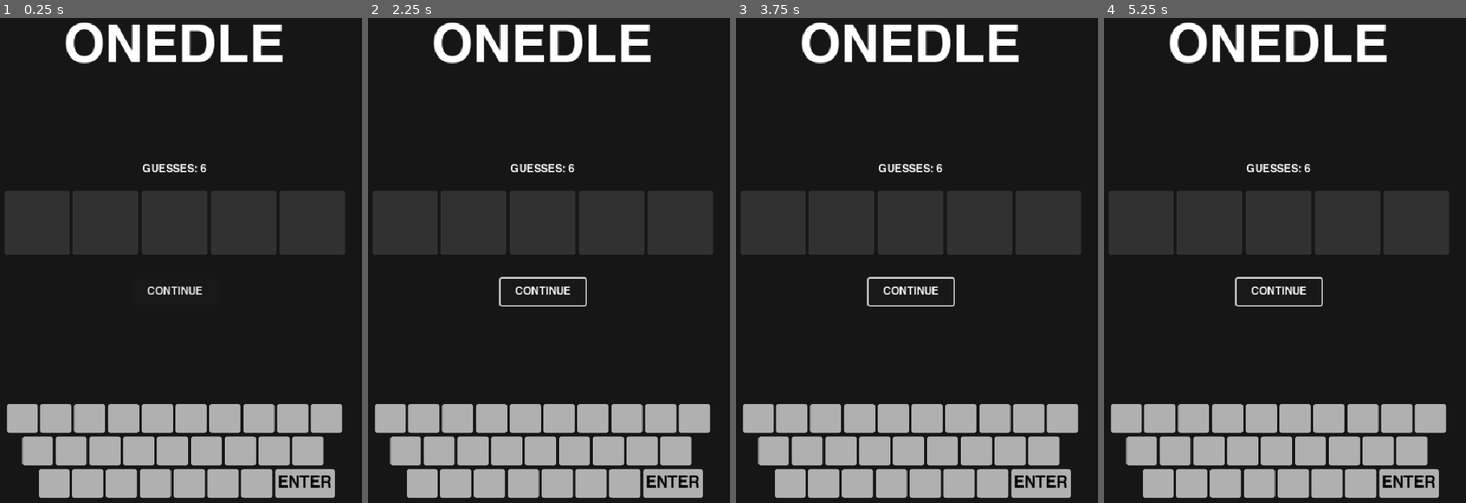
Above: before the commit, frames 1-4 (left to right).
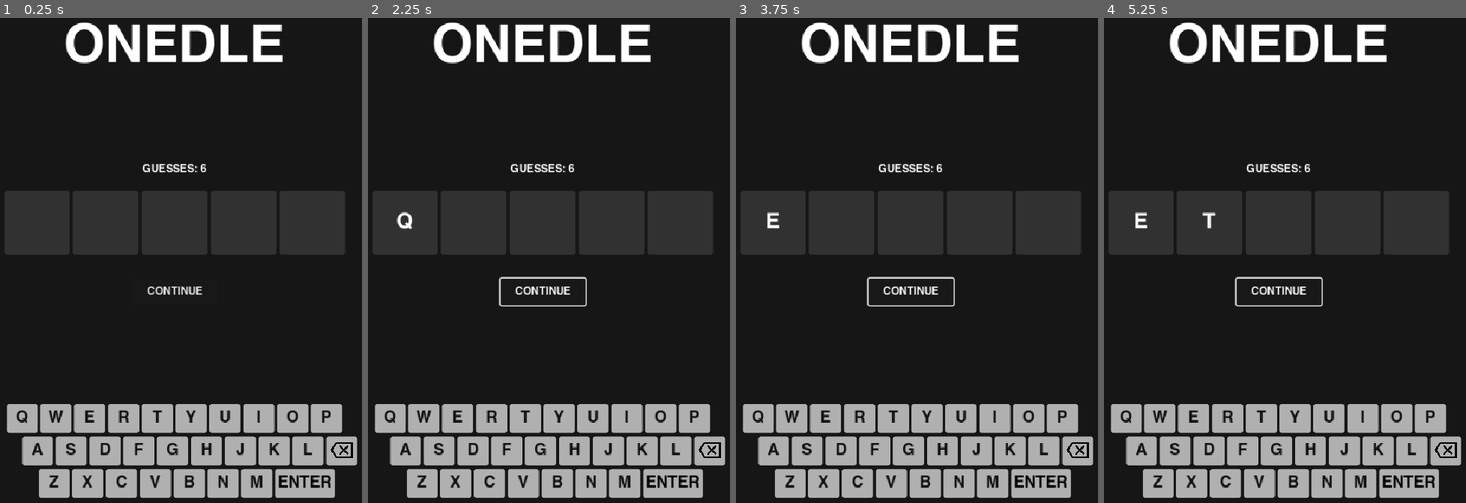
Above: after the commit, the same moments.

Repository: derukaeru/onedle
Game: Godot game, scene res://scenes/main.tscn
Two runs of this game, one before a commit and one after it. Both use one fixed random seed, a clock stepped at 60 frames per second and the inputs below.
Inputs (mouse positions are in pixels of both pictures, inside the frame that each line leads up to):
- Up to frame 1 (0.25 s): no input
- Up to frame 2 (2.25 s): click "CONTINUE" at 0.5 s; click "CONTINUE" at 1.25 s; tap Enter at 2 s; move the mouse to (389, 420) at 2.02 s; hold Right from 2.03 s (still down); tap Backspace at 2.1 s; click (389, 420) at 2.17 s
- Up to frame 3 (3.75 s): tap Enter at 2.3, 2.85, 3.5 s; tap Space at 2.75 s; move the mouse to (790, 420) at 2.77 s; release Right at 2.78 s; hold Down 2.78-3.53 s; click (790, 420) at 2.92 s; tap Backspace at 3.05, 3.6 s; move the mouse to (826, 420) at 3.52 s; hold Right from 3.53 s (still down); click (826, 420) at 3.67 s
- Up to frame 4 (5.25 s): tap Enter at 3.8, 4.35, 5 s; tap Space at 4.25 s; move the mouse to (1227, 420) at 4.27 s; release Right at 4.28 s; hold Up 4.28-5.03 s; click (1227, 420) at 4.42 s; tap Backspace at 4.55 s; move the mouse to (1259, 420) at 5.02 s; hold Left from 5.03 s (still down); tap Alt at 5.1 s; click (1259, 420) at 5.17 s

The runs differ from the first frame. In frame 1, 1.7% of the frame differs, in the area x 4-99%, y 80-97%; in frame 2, 1.8%; in frame 3, 1.8%; in frame 4, 1.9%, in the area x 4-99%, y 40-97%.
Error before the commit: Invalid assignment of property or key 'text' with value of type 'String' on a base object of type 'Nil'. (res://scenes/keyboard_button.gd:8)

Commit message:
feat: finished virtual and real keyboard functions

Diff:
--- a/project.godot
+++ b/project.godot
@@ -15,6 +15,10 @@
 config/features=PackedStringArray("4.7", "Forward Plus")
 boot_splash/bg_color=Color(0.08627451, 0.08627451, 0.08627451, 1)
 config/icon="res://icon.svg"
+
+[autoload]
+
+EventManager="*uid://m4i8cm7jniy6"
 
 [display]
 
--- a/scenes/keyboard_button.gd
+++ b/scenes/keyboard_button.gd
@@ -3,11 +3,11 @@
 
 @onready var label: Label = $Label
 
-@export var letter: String:
-	set(val):
-		label.text = val
-		letter = val
+@export var letter: String
+
+func _ready() -> void:
+	label.text = letter
 
 func _on_gui_input(event: InputEvent) -> void:
 	if event is InputEventMouseButton and event.is_pressed():
-		print('clicked')
+		EventManager.key_pressed.emit(letter)
--- a/scenes/letter_cell.gd
+++ b/scenes/letter_cell.gd
@@ -1,9 +1,20 @@
 extends Panel
 
 @onready var label: Label = $Label
+var letter: String = ""
 
-func set_letter(letter: String) -> void:
-	pass
+func set_letter(value: String) -> void:
+	label.text = value
+	letter = value
 
 func set_color(color: Color) -> void:
-	pass
+	var style := StyleBoxFlat.new()
+
+	style.bg_color = color
+
+	style.corner_radius_bottom_left = 4
+	style.corner_radius_bottom_right = 4
+	style.corner_radius_top_left = 4
+	style.corner_radius_top_right = 4
+
+	add_theme_stylebox_override("panel", style)
--- a/scenes/letter_cell.tscn
+++ b/scenes/letter_cell.tscn
@@ -4,10 +4,10 @@
 
 [sub_resource type="StyleBoxFlat" id="StyleBoxFlat_me6pk"]
 bg_color = Color(0.19076231, 0.19076234, 0.19076225, 1)
-corner_radius_top_left = 3
-corner_radius_top_right = 3
-corner_radius_bottom_right = 3
-corner_radius_bottom_left = 3
+corner_radius_top_left = 4
+corner_radius_top_right = 4
+corner_radius_bottom_right = 4
+corner_radius_bottom_left = 4
 
 [sub_resource type="LabelSettings" id="LabelSettings_2yfux"]
 font_size = 32
--- a/scenes/main.gd
+++ b/scenes/main.gd
@@ -1,4 +1,7 @@
 extends Control
+
+@onready var letters: HBoxContainer = $container/letters
+var letter_boxes: Array[Panel] = []
 
 var word_length: int = 5
 
@@ -6,8 +9,54 @@
 var guesses: int = max_guesses
 var current_guess: String = ""
 
+func _ready() -> void:
+	EventManager.key_pressed.connect(set_letter)
 
-
+	for box in letters.get_children():
+		letter_boxes.append(box)
 
 func _input(event: InputEvent) -> void:
-	pass
+	if event is InputEventKey and event.is_pressed() and not event.is_echo():
+		var key: = OS.get_keycode_string(event.keycode).to_upper()
+
+		if key.length() == 1 and key >= "A" and key <= "Z":
+			add_letter(key)
+		elif event.keycode == KEY_BACKSPACE:
+			remove_letter()
+		elif event.keycode == KEY_ENTER:
+			submit_guess()
+
+func set_letter(letter: String) -> void:
+	add_letter(letter)
+
+func add_letter(val: String) -> void:
+	if current_guess.length() >= word_length: return
+	current_guess += val
+
+	update_letter()
+
+func remove_letter() -> void:
+	if current_guess.length() <= 0: return
+	current_guess = current_guess.left(-1)
+
+	update_letter()
+
+func update_letter() -> void:
+	for i in range(word_length):
+		if i < current_guess.length():
+			pass
+			letter_boxes[i].set_letter(current_guess[i])
+		else:
+			pass
+			letter_boxes[i].set_letter("")
+
+func submit_guess() -> void:
+	if current_guess.length() != word_length: return
+
+func backspace(event: InputEvent) -> void:
+	if event is InputEventMouseButton and event.is_pressed() and not event.is_echo():
+		submit_guess()
+
+func enter(event: InputEvent) -> void:
+	if event is InputEventMouseButton and event.is_pressed() and not event.is_echo():
+		remove_letter()
--- a/scenes/main.tscn
+++ b/scenes/main.tscn
@@ -3,6 +3,7 @@
 [ext_resource type="Script" uid="uid://d105qfwr74lte" path="res://scenes/main.gd" id="1_0wfyh"]
 [ext_resource type="PackedScene" uid="uid://c420xmtnci338" path="res://scenes/letter_cell.tscn" id="1_o5qli"]
 [ext_resource type="PackedScene" uid="uid://cascumfymt32d" path="res://scenes/keyboard_button.tscn" id="3_sugp2"]
+[ext_resource type="Texture2D" uid="uid://cn6w52xbd6vbe" path="res://assets/backspace.png" id="4_jyhfs"]
 
 [sub_resource type="LabelSettings" id="LabelSettings_o5qli"]
 
@@ -20,6 +21,13 @@
 font_size = 24
 font_color = Color(0, 0, 0, 1)
 
+[sub_resource type="StyleBoxFlat" id="StyleBoxFlat_2yfux"]
+bg_color = Color(0.6901961, 0.6901961, 0.6901961, 1)
+corner_radius_top_left = 4
+corner_radius_top_right = 4
+corner_radius_bottom_right = 4
+corner_radius_bottom_left = 4
+
 [node name="main" type="Control" unique_id=2080182620]
 layout_mode = 3
 anchors_preset = 15
@@ -145,43 +153,43 @@
 
 [node name="KeyboardButton" parent="container/HBoxContainer" unique_id=494471053 instance=ExtResource("3_sugp2")]
 layout_mode = 2
-letter = "Q"
+letter = "q"
 
 [node name="KeyboardButton2" parent="container/HBoxContainer" unique_id=973996488 instance=ExtResource("3_sugp2")]
 layout_mode = 2
-letter = "W"
+letter = "w"
 
 [node name="KeyboardButton3" parent="container/HBoxContainer" unique_id=1787761206 instance=ExtResource("3_sugp2")]
 layout_mode = 2
-letter = "E"
+letter = "e"
 
 [node name="KeyboardButton4" parent="container/HBoxContainer" unique_id=1758902526 instance=ExtResource("3_sugp2")]
 layout_mode = 2
-letter = "R"
+letter = "r"
 
 [node name="KeyboardButton5" parent="container/HBoxContainer" unique_id=1447250980 instance=ExtResource("3_sugp2")]
 layout_mode = 2
-letter = "T"
+letter = "t"
 
 [node name="KeyboardButton6" parent="container/HBoxContainer" unique_id=1262024029 instance=ExtResource("3_sugp2")]
 layout_mode = 2
-letter = "Y"
+letter = "y"
 
 [node name="KeyboardButton7" parent="container/HBoxContainer" unique_id=460080830 instance=ExtResource("3_sugp2")]
 layout_mode = 2
-letter = "U"
+letter = "u"
 
 [node name="KeyboardButton8" parent="container/HBoxContainer" unique_id=871269646 instance=ExtResource("3_sugp2")]
 layout_mode = 2
-letter = "I"
+letter = "i"
 
 [node name="KeyboardButton9" parent="container/HBoxContainer" unique_id=543824488 instance=ExtResource("3_sugp2")]
 layout_mode = 2
-letter = "O"
+letter = "o"
 
 [node name="KeyboardButton10" parent="container/HBoxContainer" unique_id=175285462 instance=ExtResource("3_sugp2")]
 layout_mode = 2
-letter = "P"
+letter = "p"
 
 [node name="HBoxContainer2" type="HBoxContainer" parent="container" unique_id=1684081443]
 layout_mode = 1
@@ -200,38 +208,39 @@
 
 [node name="KeyboardButton" parent="container/HBoxContainer2" unique_id=1598650720 instance=ExtResource("3_sugp2")]
 layout_mode = 2
+letter = "a"
 
 [node name="KeyboardButton2" parent="container/HBoxContainer2" unique_id=1141038749 instance=ExtResource("3_sugp2")]
 layout_mode = 2
-letter = "S"
+letter = "s"
 
 [node name="KeyboardButton3" parent="container/HBoxContainer2" unique_id=1524257424 instance=ExtResource("3_sugp2")]
 layout_mode = 2
-letter = "D"
+letter = "d"
 
 [node name="KeyboardButton4" parent="container/HBoxContainer2" unique_id=963252691 instance=ExtResource("3_sugp2")]
 layout_mode = 2
-letter = "F"
+letter = "f"
 
 [node name="KeyboardButton5" parent="container/HBoxContainer2" unique_id=1187082870 instance=ExtResource("3_sugp2")]
 layout_mode = 2
-letter = "G"
+letter = "g"
 
 [node name="KeyboardButton6" parent="container/HBoxContainer2" unique_id=1217924823 instance=ExtResource("3_sugp2")]
 layout_mode = 2
-letter = "H"
+letter = "h"
 
 [node name="KeyboardButton7" parent="container/HBoxContainer2" unique_id=577485959 instance=ExtResource("3_sugp2")]
 layout_mode = 2
-letter = "J"
+letter = "j"
 
 [node name="KeyboardButton8" parent="container/HBoxContainer2" unique_id=2048996317 instance=ExtResource("3_sugp2")]
 layout_mode = 2
-letter = "K"
+letter = "k"
 
 [node name="KeyboardButton9" parent="container/HBoxContainer2" unique_id=557727240 instance=ExtResource("3_sugp2")]
 layout_mode = 2
-letter = "L"
+letter = "l"
 
 [node name="HBoxContainer3" type="HBoxContainer" parent="container" unique_id=1785750024]
 layout_mode = 1
@@ -250,31 +259,31 @@
 
 [node name="KeyboardButton" parent="container/HBoxContainer3" unique_id=1199240432 instance=ExtResource("3_sugp2")]
 layout_mode = 2
-letter = "Z"
+letter = "z"
 
 [node name="KeyboardButton2" parent="container/HBoxContainer3" unique_id=1226687775 instance=ExtResource("3_sugp2")]
 layout_mode = 2
-letter = "X"
+letter = "x"
 
 [node name="KeyboardButton3" parent="container/HBoxContainer3" unique_id=250722647 instance=ExtResource("3_sugp2")]
 layout_mode = 2
-letter = "C"
+letter = "c"
 
 [node name="KeyboardButton4" parent="container/HBoxContainer3" unique_id=56919152 instance=ExtResource("3_sugp2")]
 layout_mode = 2
-letter = "V"
+letter = "v"
 
 [node name="KeyboardButton5" parent="container/HBoxContainer3" unique_id=852988933 instance=ExtResource("3_sugp2")]
 layout_mode = 2
-letter = "B"
+letter = "b"
 
 [node name="KeyboardButton6" parent="container/HBoxContainer3" unique_id=343577987 instance=ExtResource("3_sugp2")]
 layout_mode = 2
-letter = "N"
+letter = "n"
 
 [node name="KeyboardButton7" parent="container/HBoxContainer3" unique_id=881564933 instance=ExtResource("3_sugp2")]
 layout_mode = 2
-letter = "M"
+letter = "m"
 
 [node name="enter" type="Panel" parent="container" unique_id=239673479]
 layout_mode = 0
@@ -296,3 +305,31 @@
 horizontal_alignment = 1
 vertical_alignment = 1
 uppercase = true
+
+[node name="backspace" type="Panel" parent="container" unique_id=814153548]
+layout_mode = 0
+offset_left = 677.0
+offset_top = 764.0
+offset_right = 724.0
+offset_bottom = 808.0
+theme_override_styles/panel = SubResource("StyleBoxFlat_2yfux")
+
+[node name="TextureRect" type="TextureRect" parent="container/backspace" unique_id=436844232]
+layout_mode = 1
+anchors_preset = 8
+anchor_left = 0.5
+anchor_top = 0.5
+anchor_right = 0.5
+anchor_bottom = 0.5
+offset_left = -16.5
+offset_top = -18.0
+offset_right = 16.5
+offset_bottom = 15.0
+grow_horizontal = 2
+grow_vertical = 2
+texture = ExtResource("4_jyhfs")
+expand_mode = 1
+
+[connection signal="gui_input" from="container/enter" to="." method="enter"]
+[connection signal="gui_input" from="container/backspace" to="." method="remove_letter"]
+[connection signal="gui_input" from="container/backspace" to="." method="backspace"]
--- /dev/null
+++ b/scripts/event_manager.gd
@@ -0,0 +1,3 @@
+extends Node
+
+signal key_pressed(key: String)
Binary file added: assets/backspace.png
Not shown, added: assets/backspace.png.import
Not shown, added: scripts/event_manager.gd.uid
